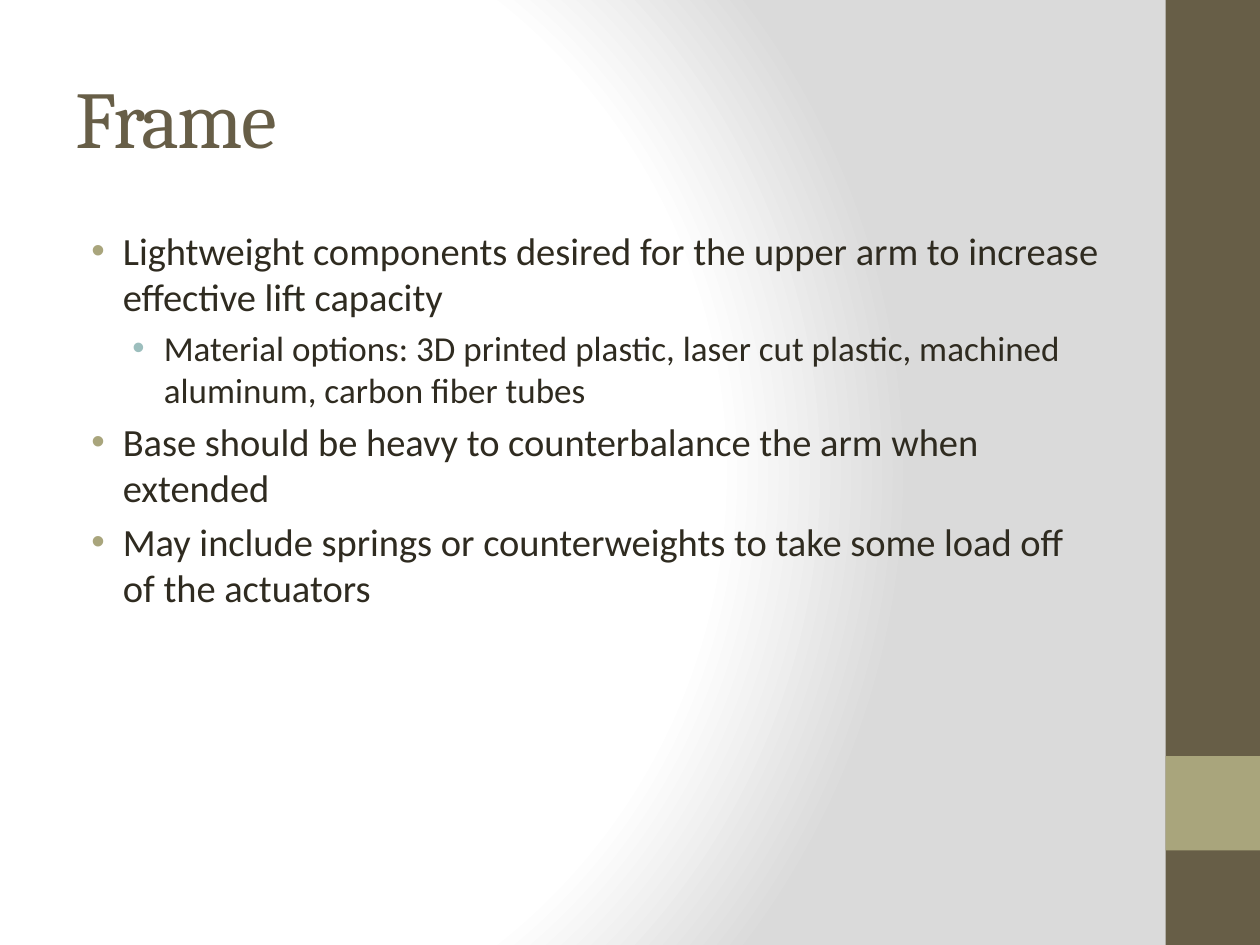
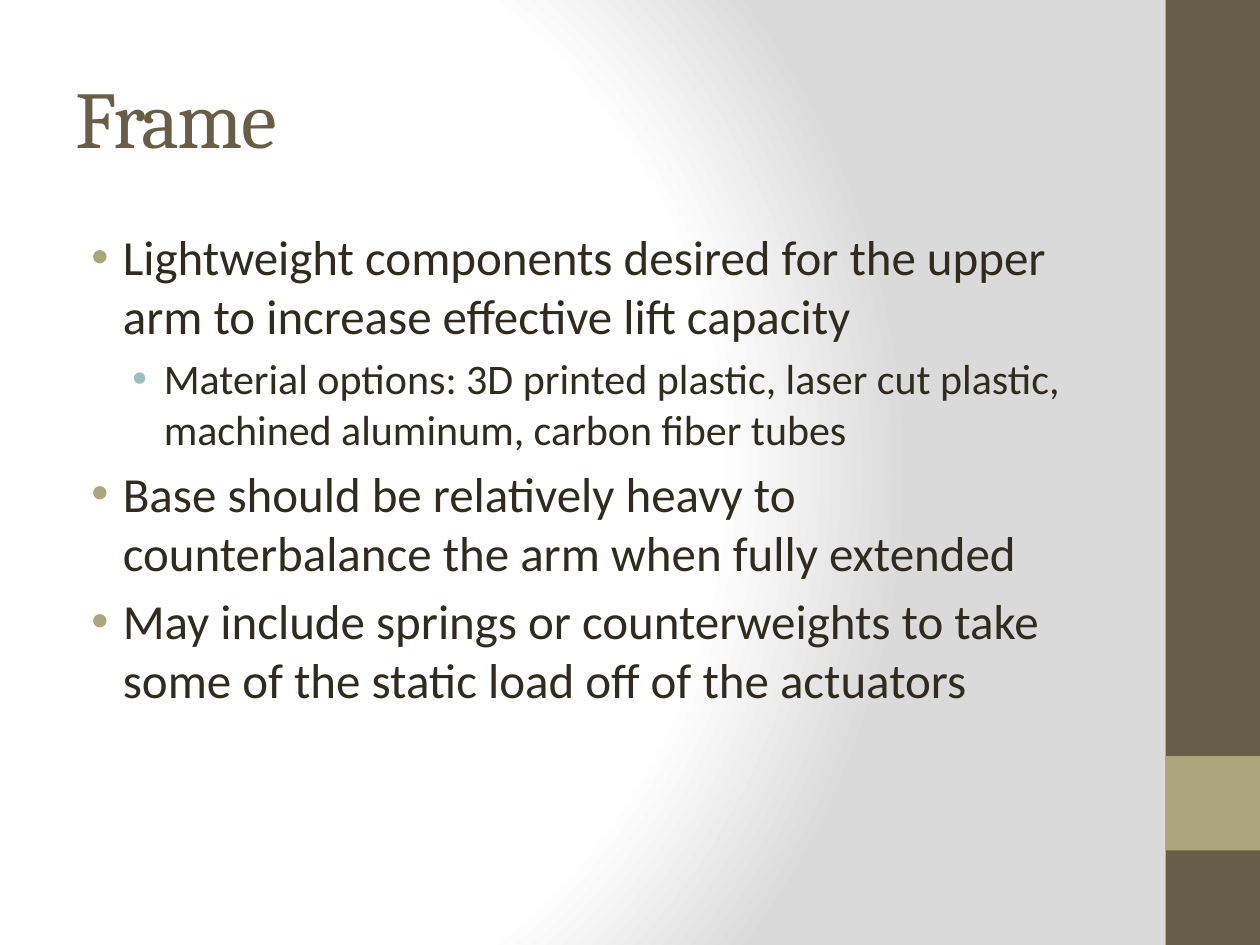
Before and after one commit to UCSBRoboticsClub/robotic-arm, a slide deck: slide 8 of UCSB Robotic Arm Project.pptx (slide 6 before the commit). Drawn at 1260x945 pixels with LibreOffice and Linux fonts; fonts in the diff are those of the drawing. Boxes give left, top, right and bottom in pixels: in the first picture for what was removed or moved away, otherwise in the second. Text is boxed around its words. In the diff, an @@ line names an element or a change of style, - is before the commit and + after.

Commit message:
Extended the presentation

```diff
--- a/UCSB Robotic Arm Project.pptx
+++ b/UCSB Robotic Arm Project.pptx
@@ text at (123,241,1059,450): size 22 to 28 pt in "Lightweight components desired for the upper arm ..."; size 20 to 24 pt in "Material options: 3D printed plastic, laser cut ..."; more space between paragraphs @@
@@ text at (123,478,1038,699): text changed; size 22 to 28 pt @@
-• Base should be heavy to counterbalance the arm when extended
-• May include springs or counterweights to take some load off of the actuators
+• Base should be relatively heavy to counterbalance the arm when fully extended
+• May include springs or counterweights to take some of the static load off of the actuators
```
Also in this commit, not shown: 8 other slides changed, 3 slides added, 6 other files.
